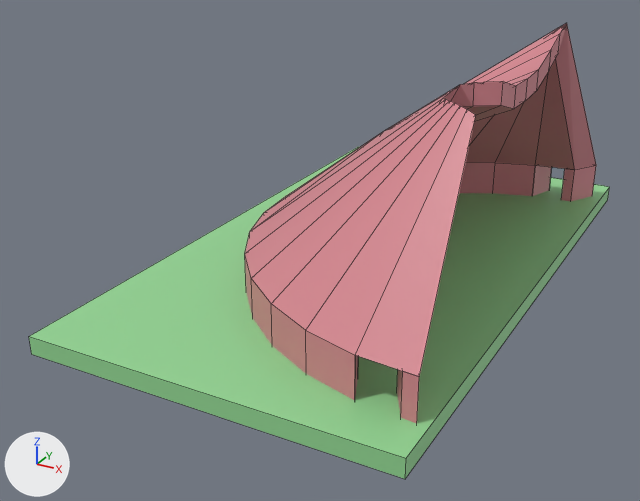
A saved change to the Blender file Chapiteau.blend.
Camera for both pictures: a 50 mm camera at (14.1, -56.6, 27.7) aimed at (-14.5, -4.5, 1.6). Lighting does not change. The marker at lower left points along +X, +Y and +Z. Mesh edges are drawn as thin lines.

Names of what the first picture shows: 'Cube', 'capiteau'.
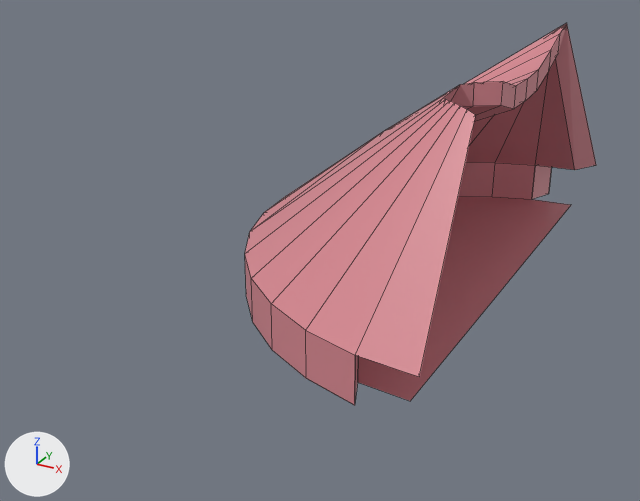
Scene script edits in JSON lines:
```json
{"block": "me_cube_002", "where": "me_cube_002.from_pydata(...)  # 157 vertices, 159 faces, 1 loose edge; spans x -18.4..1.3, y -19.7..19.7, z 1.0..17.8"}
{"block": "me_cube_002", "where": "# used by ob_capiteau; location = (-1.58, -0.15, -0.67)"}
{"block": "me_cube_002", "where": "# verts and faces of me_cube_002; kept vertices keep their numbers, new ones are numbered from 157"}
{"block": "me_cube_002", "where": "# before: 33 (-0.1, 17.5, 1.0), 50 (1.2, 19.7, 1.0), 67 (-0.1, 17.5, 4.2) at pixel (574, 169), 83 (1.2, 19.7, 4.2) at pixel (596, 165), 108 (-3.4, 17.2, 1.0)"}
{"block": "me_cube_002", "where": "# before: 109 (-0.1, 17.5, 1.0), 112 (-2.5, 19.4, 1.0), 113 (1.2, 19.7, 1.0), 115 (-0.1, 17.5, 4.2) at pixel (574, 169), 117 (1.2, 19.7, 4.2) at pixel (596, 165)"}
{"block": "me_cube_002", "where": "# before: 127 (-1.7, 17.3, 1.0), 128 (-0.9, 17.4, 1.0), 129 (-0.9, 17.4, 4.2) at pixel (564, 168), 130 (-2.6, 17.2, 1.0), 131 (-0.6, 19.5, 1.0)"}
{"block": "me_cube_002", "where": "# before: 132 (0.3, 19.6, 1.0), 133 (0.3, 19.6, 4.2), 134 (-1.6, 19.4, 1.0)"}
{"block": "me_cube_002", "where": "# before: 34 (0.0, -17.5, 1.0), 51 (1.3, -19.7, 1.0), 68 (0.0, -17.5, 4.2), 84 (1.3, -19.7, 4.2) at pixel (419, 376), 107 (-3.4, -17.2, 1.0)"}
{"block": "me_cube_002", "where": "# before: 110 (0.0, -17.5, 1.0), 111 (-2.5, -19.4, 1.0), 114 (1.3, -19.7, 1.0), 116 (0.0, -17.5, 4.2), 118 (1.3, -19.7, 4.2) at pixel (419, 376)"}
{"block": "me_cube_002", "where": "# before: 119 (-0.6, -19.5, 1.0), 120 (0.4, -19.6, 1.0), 121 (0.4, -19.6, 4.2) at pixel (402, 371), 122 (-1.6, -19.5, 1.0), 123 (-1.7, -17.3, 1.0)"}
{"block": "me_cube_002", "where": "# before: 124 (-0.9, -17.4, 1.0), 125 (-0.9, -17.4, 4.2), 126 (-2.6, -17.2, 1.0)"}
{"block": "me_cube_002", "change": "me_cube_002 part 1"}
{"op": "add", "block": "me_cube_002", "code": "delete_vertices([50, 109, 113, 115, 117, *range(127, 135)])  # with the faces that use them"}
{"block": "me_cube_002", "change": "me_cube_002 part 2"}
{"op": "add", "block": "me_cube_002", "code": "delete_vertices([51, 110, 114, 116, *range(118, 127)])  # with the faces that use them"}
{"op": "add", "block": "ob_cube", "code": "ob_cube.hide_set(True)"}
```

Boxes [x1, y1, x2, y2] around the edits, measured in the pictures (640 x 501 px):
```json
{"object": "capiteau", "change": "reshaped", "before": [245, 23, 596, 424], "after": [245, 23, 596, 405]}
{"object": "Cube", "change": "hidden", "before": [29, 147, 610, 479], "on screen": "green"}
{"part": 1, "of": "me_cube_002", "change": "deleted", "before": [561, 165, 596, 201], "on screen": "brown"}
{"part": 2, "of": "me_cube_002", "change": "deleted", "before": [397, 370, 419, 424], "on screen": "brown"}
```
